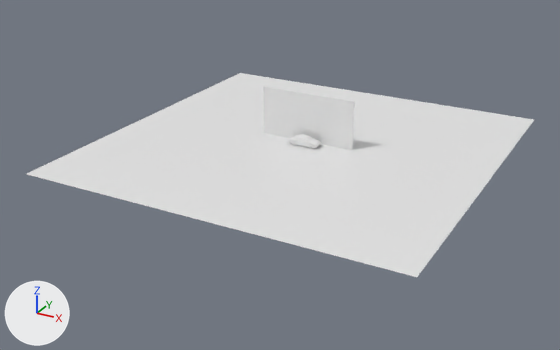
The glTF model projects/pro-elec-video/blender/glb/06_borne_recharge_voiture.glb, before and after one commit.
The view is the same before and after, from a 50 mm camera at (52.8, -103.3, 45.5) aimed at (-1.5, -4.7, -3.8). Every picture has the same lights, and +X, +Y and +Z are marked at lower left. The picture after the commit comes second. Materials are left out; every surface is plain grey. Where no turn or scale is listed for an object, it has been applied to the vertices. Vertices at exactly the same position are counted once.

Names of what the first picture shows: 'Element_1_6', 'Element_1_7' and 3 more.
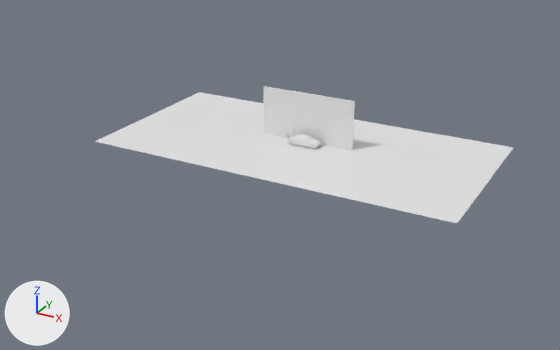
Where the change shows, as pixel boxes (x1, y1, x2, y2) in the pictures (560 x 350 px):
'Element_1_6', reshaped (17% narrower, 36% shorter): before (27, 73, 534, 277); after (95, 92, 514, 223)
'Element_1_8', unchanged, uncovered by the edit: before (304, 127, 321, 141); after (263, 86, 355, 150)

What the commit changed:
me_mesh_0 is used by ob_element_1_6; location (0.0, 0.0, 0.0).
me_mesh_0 had 4 vertices, 2 faces and spanned x -30.0..30.0, y -30.0..30.0, z 0.0.
me_mesh_0 now has 4 vertices, 2 faces and spans x -30.0..30.0, y -15.0..15.0, z 0.0.
Part 1, on me_mesh_0:
Vertex 0 of me_mesh_0 moves from (-30.0, 30.0, 0.0) at pixel (240, 72) to (-30.0, 15.0, 0.0) at pixel (199, 92).
Vertex 1 of me_mesh_0 moves from (30.0, 30.0, 0.0) at pixel (534, 119) to (30.0, 15.0, 0.0) at pixel (513, 147).
Vertex 2 of me_mesh_0 moves from (-30.0, -30.0, 0.0) at pixel (25, 174) to (-30.0, -15.0, 0.0) at pixel (94, 141).
Vertex 3 of me_mesh_0 moves from (30.0, -30.0, 0.0) at pixel (417, 277) to (30.0, -15.0, 0.0) at pixel (457, 223).
